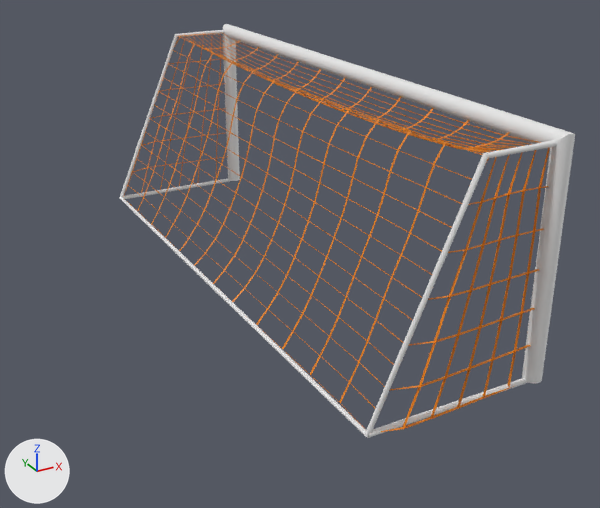
The glTF model goal.glb, before and after one commit.
The view is the same before and after, from a 50 mm lens placed at (-5.11, -8.92, 3.35), pointed at (-0.6, -0.72, -0.75). Arrows for +X, +Y and +Z are at lower left; the lights stay in place. Where no turn or scale is listed for an object, it has been applied to the vertices.

The scene before the commit, as lines of its bpy script (objects in view):
```python
me_cube = bpy.data.meshes.new('Cube')
me_cube.from_pydata(...)  # 2262 vertices, 5872 faces; spans x -2.97..1.0, y -1.03..1.03, z -1.04..1.0
me_cube.materials.append(mat_material_002)  # orange #e78100
me_cylinder_003 = bpy.data.meshes.new('Cylinder.003')
me_cylinder_003.from_pydata(...)  # 160 vertices, 286 faces; spans x -0.1..0.1, y -3.75..3.75, z -2.5..0.1
me_cylinder_003.materials.append(mat_material_001)  # white #e7e7e7
me_plane_001 = bpy.data.meshes.new('Plane.001')
me_plane_001.from_pydata(...)  # 168 vertices, 224 faces; spans x -1.67..0.28, y -3.69..3.69, z -1.24..1.31
ob_cube = bpy.data.objects.new('Cube', me_cube)
ob_cube.location = (0.0, 0.0, 0.0)
ob_cube.scale = (0.5, 3.65, 1.25)
ob_cylinder = bpy.data.objects.new('Cylinder', me_cylinder_003)
ob_cylinder.location = (0.5, 0.0, 1.25)
ob_plane = bpy.data.objects.new('Plane', me_plane_001)
ob_plane.location = (0.14, 0.01, -0.04)
```
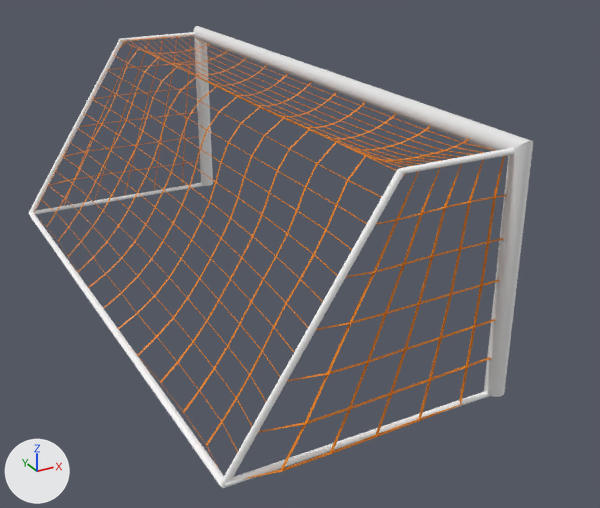
Edits to the bpy script that builds the scene:
```text
Change ob_cube:
    ob_cube.location: (0.0, 0.0, 0.0) -> (-0.7, 0.0, 0.0)
    ob_cube.scale: (0.5, 3.65, 1.25) -> (0.75, 3.65, 1.25)
Change ob_cylinder:
    ob_cylinder.location: (0.5, 0.0, 1.25) -> (0.0, 0.0, 1.25)
Change ob_plane:
    ob_plane.location: (0.14, 0.01, -0.04) -> (-0.48, 0.01, -0.04)
    ob_plane.scale: (1.0, 1.0, 1.0) -> (1.5, 1.0, 1.0)
```

Pixel boxes [x1, y1, x2, y2] of what changed, in the pictures (600 x 508 px):
'Cube', moved, rescaled (11% wider, 11% taller)
    before: [123, 32, 550, 432]
    after: [34, 35, 507, 480]
'Cylinder', moved
    before: [223, 24, 575, 383]
    after: [194, 26, 533, 397]
'Plane', moved, rescaled (11% wider, 12% taller)
    before: [119, 30, 557, 438]
    after: [28, 32, 515, 488]
